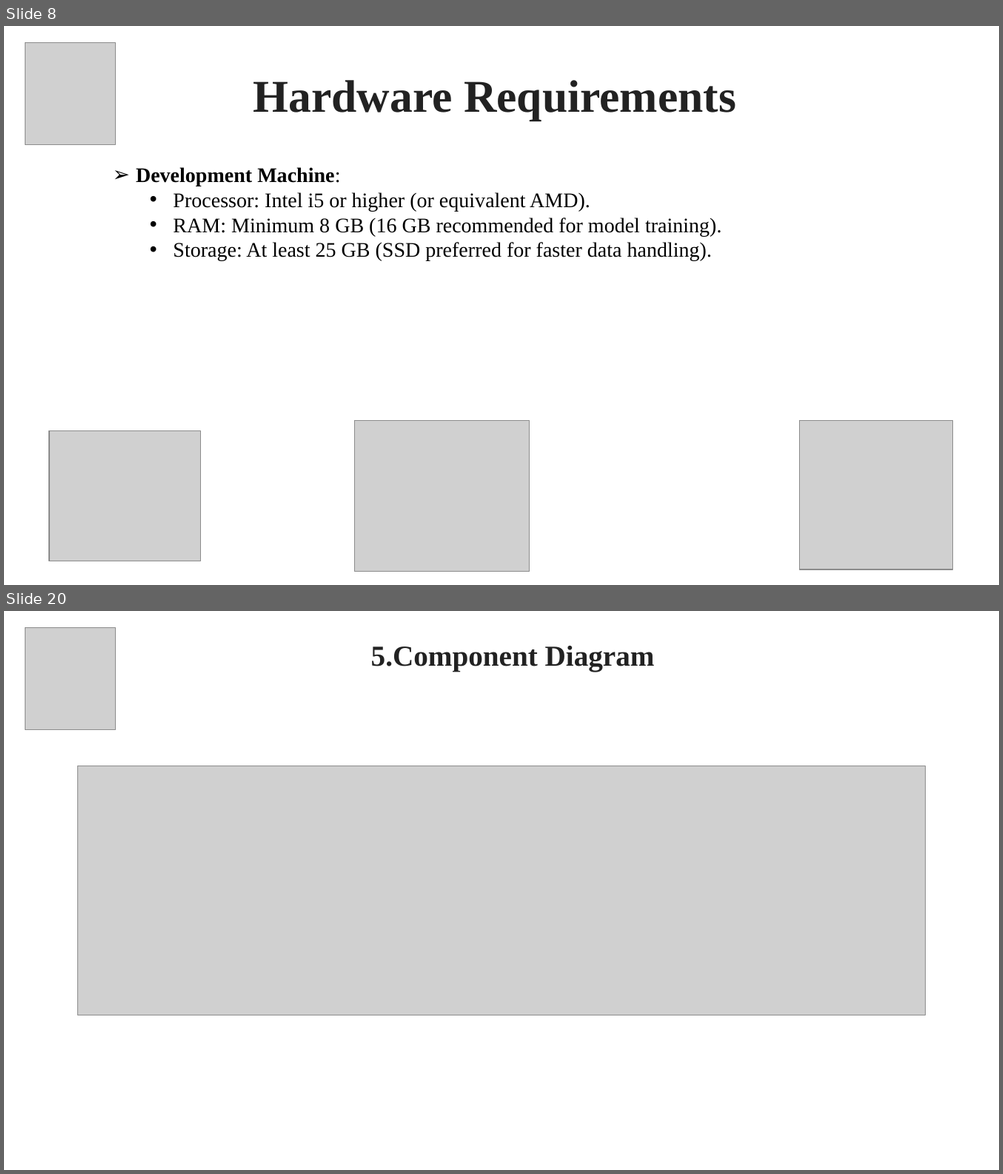
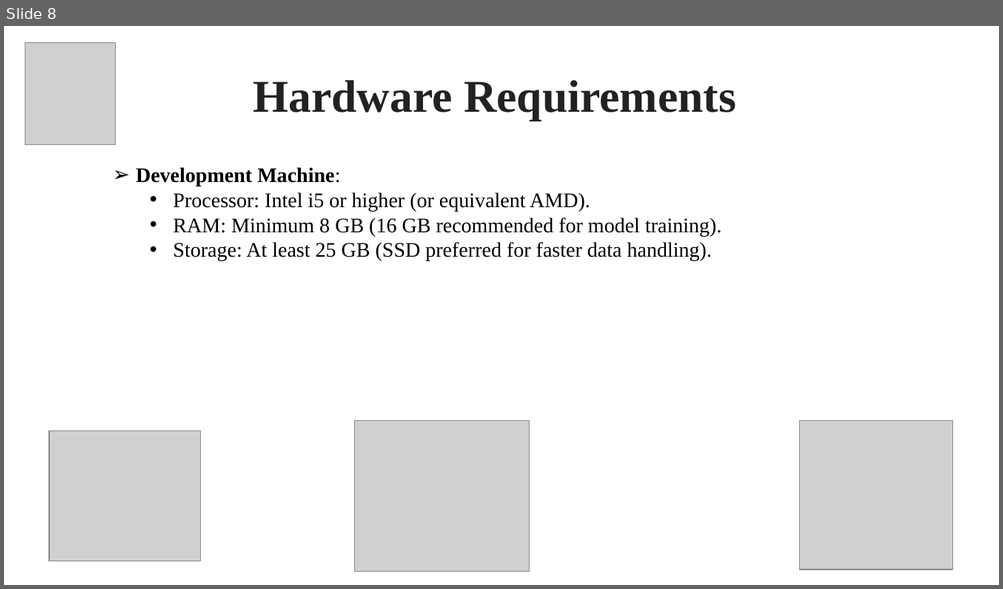
Before and after one commit to yuvaakhil/TrustAgent, a slide deck: Docs/TrustAgent.pptx. Shown one above the other, each under a label of ours: slides 8 and 20 before the commit, slide 8 after it; the slides between them are not shown. The pictures are 1003x1174 and 1003x589 pixels, drawn with LibreOffice and Linux fonts; fonts in the diff are those of the drawing; grey boxes stand for pictures. Boxes give left, top, right and bottom in pixels: in the first picture for what was removed or moved away, otherwise in the second. Text is boxed around its words. In the diff, an @@ line names an element or a change of style, - is before the commit and + after.

```diff
--- a/Docs/TrustAgent.pptx
+++ b/Docs/TrustAgent.pptx
@@ slide 20 removed at (4,611,999,1170), background #FFFFFF @@
@@ picture removed at (25,627,115,729) @@
@@ title removed at (371,646,654,672) @@
-5.Component Diagram
@@ picture removed at (78,766,925,1015) @@
```
Also in this commit, not shown: 14 slides changed, 3 slides added, 9 other slides removed, 9 other files.
